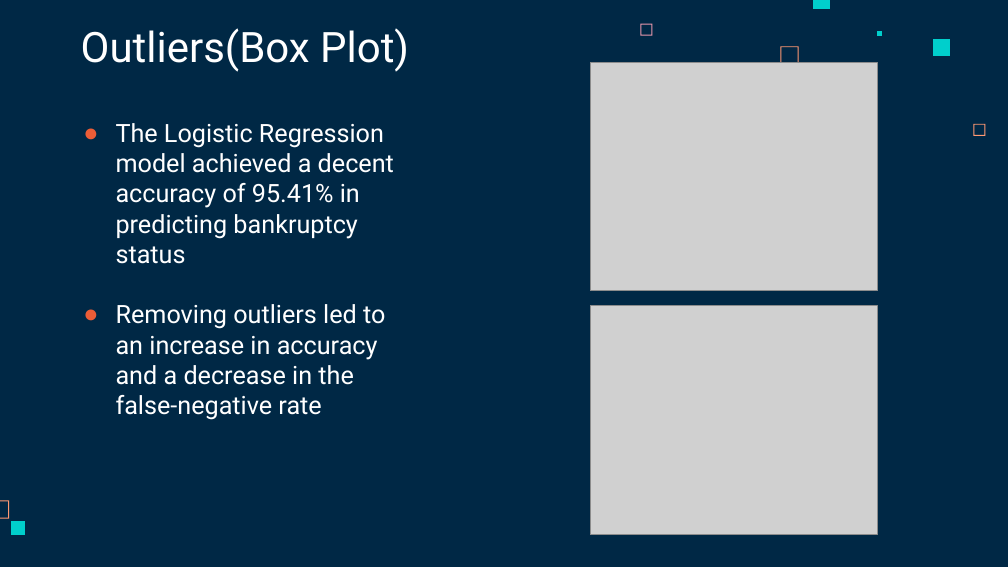
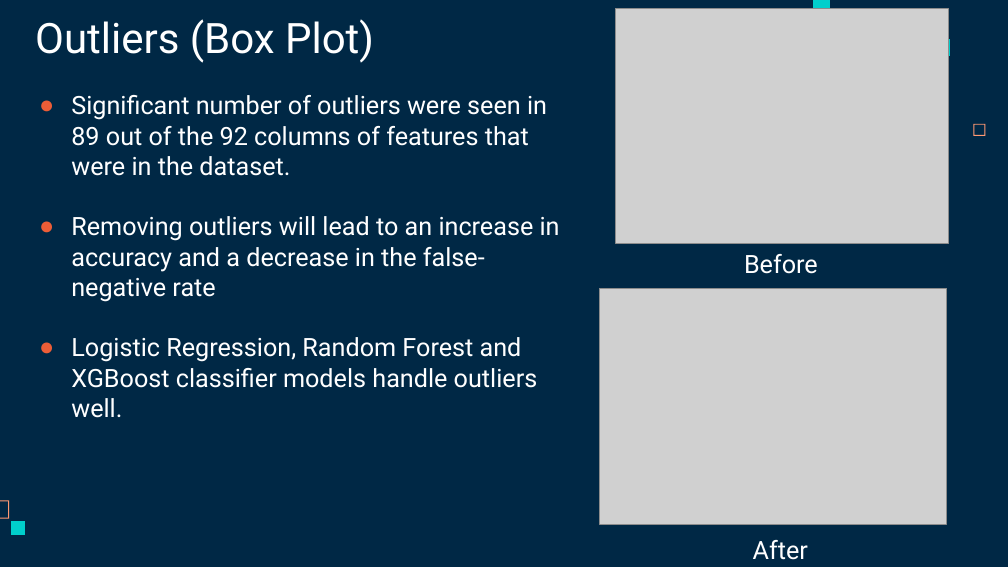
Before and after one commit to whoismanoj/Team8-Company-Bankruptcy-Prediction-Mini-Project-DSAI, a slide deck: slide 7 of SC1015 Project Slides_PT1 (Team 8).pptx. Drawn at 1008x567 pixels with LibreOffice and Linux fonts; fonts in the diff are those of the drawing; grey boxes stand for pictures. Boxes give left, top, right and bottom in pixels: in the first picture for what was removed or moved away, otherwise in the second. Text is boxed around its words. In the diff, an @@ line names an element or a change of style, - is before the commit and + after.

```diff
--- a/SC1015 Project Slides_PT1 (Team 8).pptx
+++ b/SC1015 Project Slides_PT1 (Team 8).pptx
@@ title at bbox=[35, 19, 374, 63]: spaces changed @@
-Outliers(Box Plot)
+Outliers (Box Plot)
@@ picture added at bbox=[616, 8, 949, 243] @@
@@ freeform shape removed at bbox=[640, 23, 652, 35] @@
@@ freeform shape removed at bbox=[780, 46, 798, 65] @@
@@ freeform shape removed at bbox=[877, 30, 882, 35] @@
@@ picture removed at bbox=[591, 62, 878, 290] @@
@@ text at bbox=[71, 95, 560, 418]: text changed @@
-● The Logistic Regression model achieved a decent accuracy of 95.41% in predicting bankruptcy status
-● Removing outliers led to an increase in accuracy and a decrease in the false-negative rate
+● Significant number of outliers were seen in 89 out of the 92 columns of features that were in the dataset.
+● Removing outliers will lead to an increase in accuracy and a decrease in the false-negative rate
+● Logistic Regression, Random Forest and XGBoost classifier models handle outliers well.
@@ text added at bbox=[744, 254, 818, 274], 18 pt, text #FFFFFF @@
+Before
@@ picture: place and size @@
-picture at bbox=[591, 305, 878, 534]
+picture at bbox=[600, 288, 947, 524]
@@ text added at bbox=[753, 540, 808, 560], 18 pt, text #FFFFFF @@
+After
```
Also in this commit, not shown: 3 other slides changed, 1 slide added.
